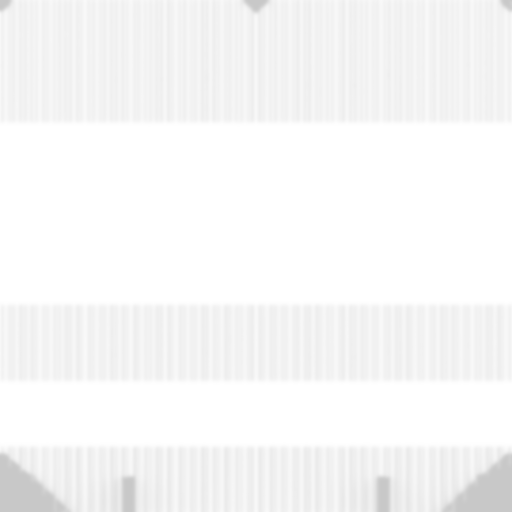
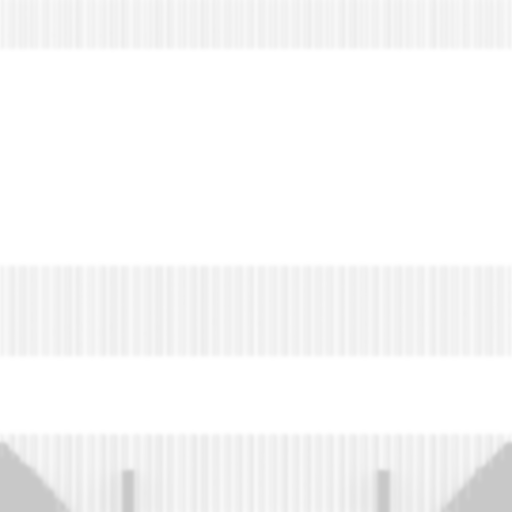
The second 512 x 512 image is a revision of the first. Changes to its layers:
added layer "Warstwa #2" above "Warstwa #1" over [0, 0, 512, 512]
added layer "Warstwa #1" (15%) above "Warstwa" over [0, 0, 512, 512]
"Warstwa": blend multiply → normal, painted on it over [0, 0, 512, 512]
